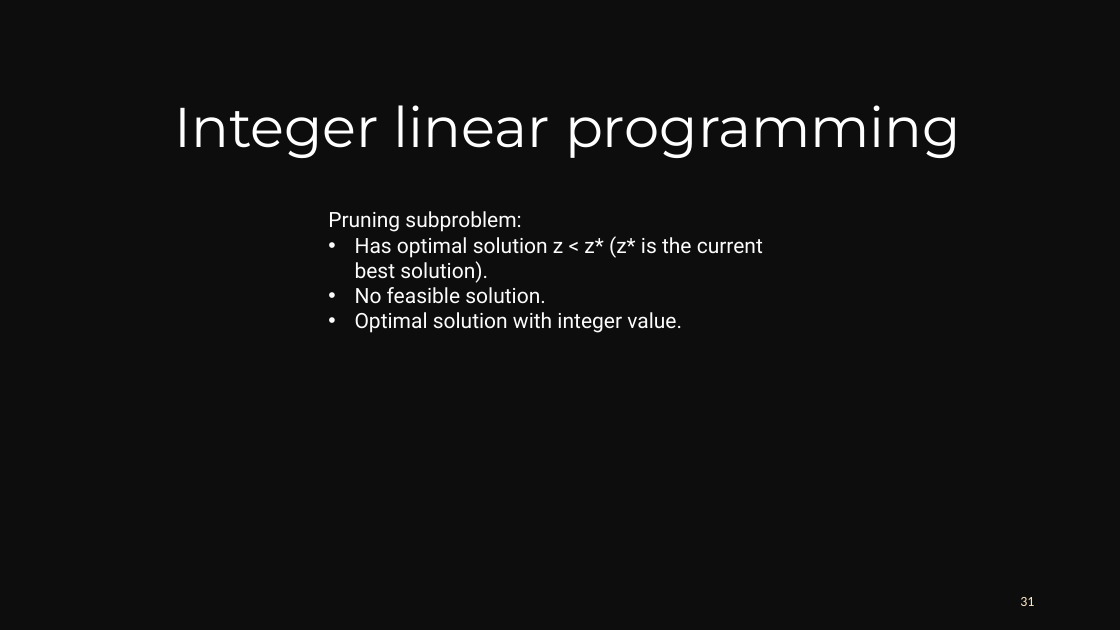
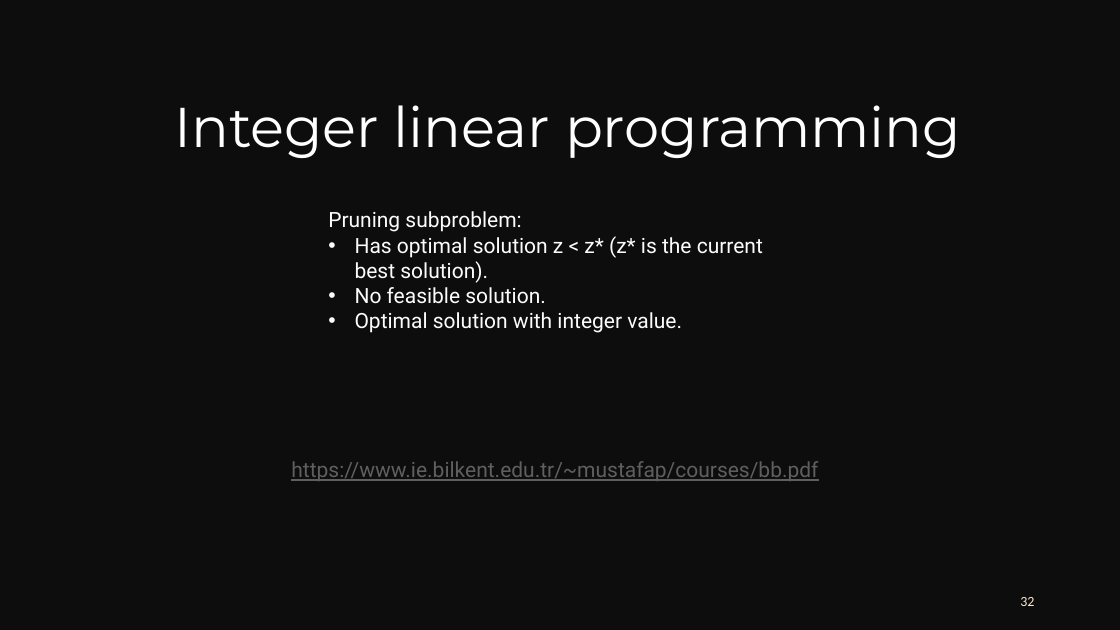
Before and after one commit to Darklul03/CS112, a slide deck: slide 32 of Seminar/Branch.pptx (slide 31 before the commit). Drawn at 1120x630 pixels with LibreOffice and Linux fonts; fonts in the diff are those of the drawing. Boxes give left, top, right and bottom in pixels: in the first picture for what was removed or moved away, otherwise in the second. Text is boxed around its words. In the diff, an @@ line names an element or a change of style, - is before the commit and + after.

```diff
--- a/Seminar/Branch.pptx
+++ b/Seminar/Branch.pptx
@@ text added at bbox=[291, 461, 818, 481], 18 pt, text #5F5F5F, underline @@
+https://www.ie.bilkent.edu.tr/~mustafap/courses/bb.pdf
@@ page number at bbox=[1020, 597, 1034, 606]: text changed @@
-31
+32
```
Also in this commit, not shown: 2 other slides changed, 1 slide added.
